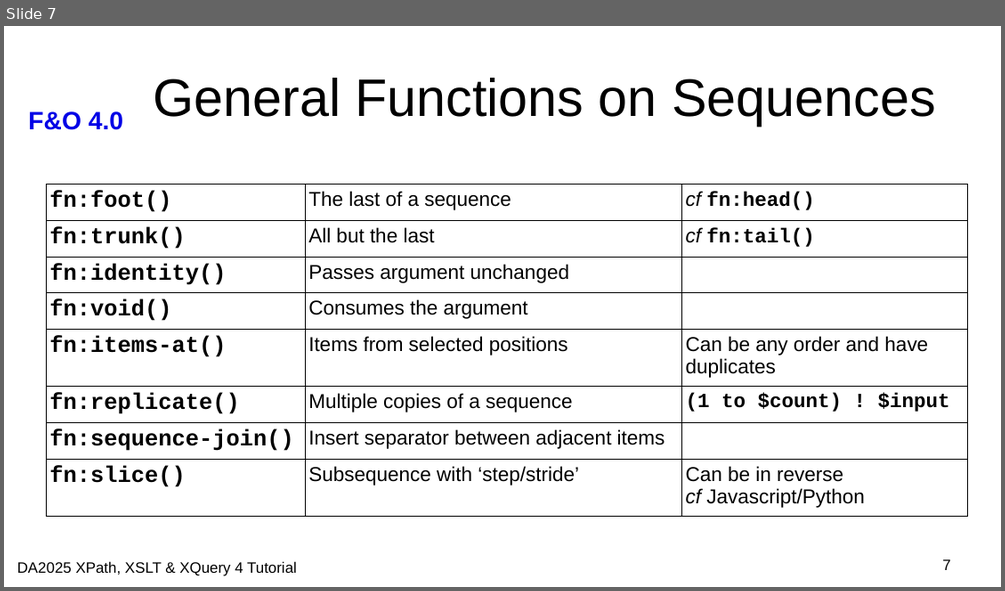
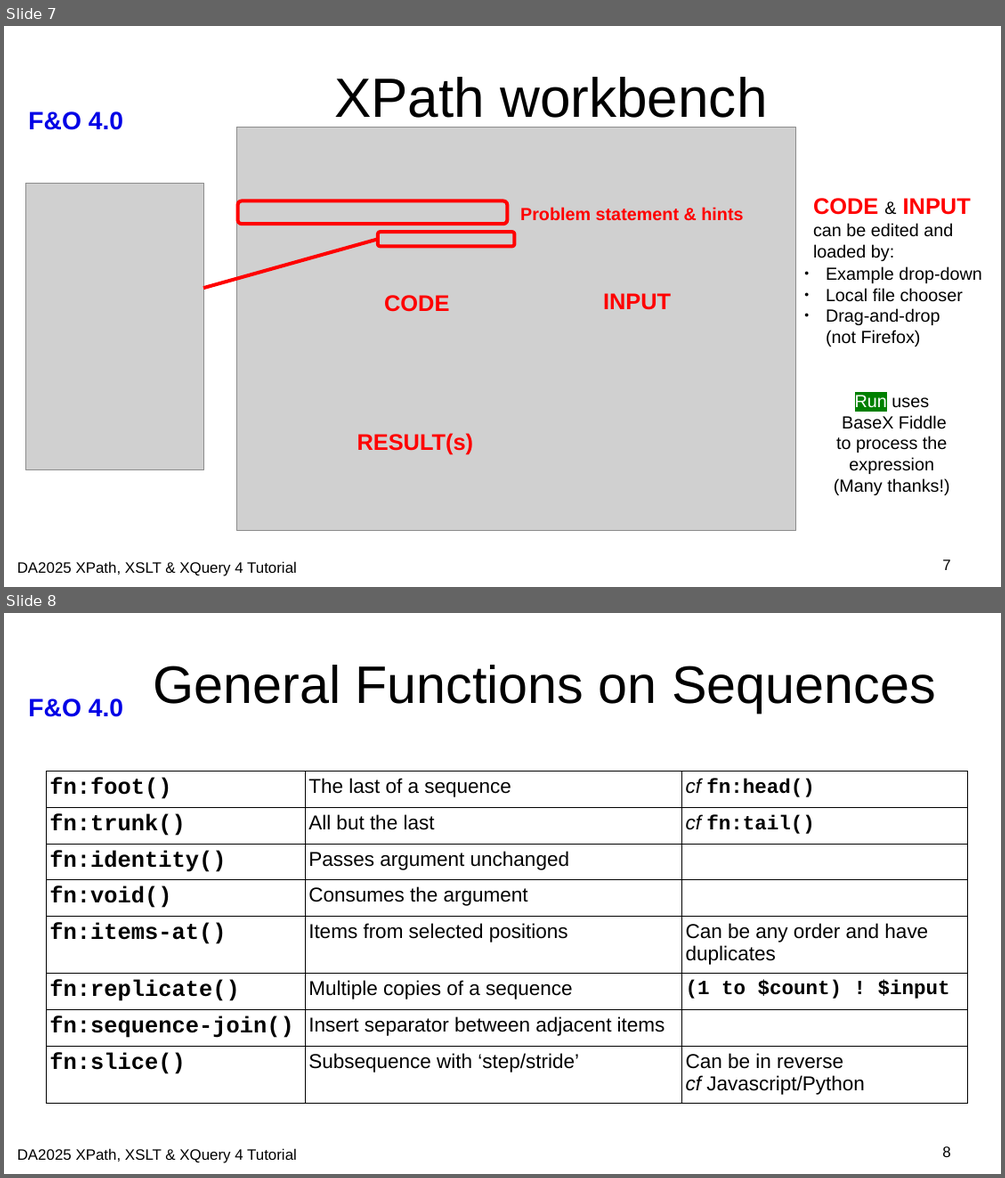
Before and after one commit to johnlumley/johnlumley.github.io, a slide deck: DA2025/slides/QT4-FO.odp. Shown one above the other, each under a label of ours: slide 7 before the commit, slides 7 and 8 after it. The pictures are 1005x591 and 1005x1178 pixels, drawn with LibreOffice and Linux fonts; fonts in the diff are those of the drawing; grey boxes stand for pictures; background and template pictures are left out. Boxes give left, top, right and bottom in pixels: in the first picture for what was removed or moved away, otherwise in the second. Text is boxed around its words. In the diff, an @@ line names an element or a change of style, - is before the commit and + after.

Commit message:
Updated slidesets for XLST & F&O; incorporation of equivalent functions in XSLT

```diff
--- a/DA2025/slides/QT4-FO.odp
+++ b/DA2025/slides/QT4-FO.odp
@@ slide 7 added at (4, 26, 1001, 587), background #FFFFFF; not listed: 1 template element that a slide beside it also shows @@
@@ title added at (334, 77, 767, 118), 44 pt, text #000000 @@
+XPath workbench
@@ picture added at (237, 127, 796, 531) @@
@@ picture added at (25, 184, 204, 470) @@
@@ rounded rectangle added at (238, 200, 508, 224), outline #FF0000 2.83 pt @@
@@ text added at (520, 207, 743, 220), 14 pt, text #FF0000, bold @@
+Problem statement & hints
@@ text added at (813, 198, 971, 261), 14 pt, text #000000 @@
+CODE & INPUT can be edited and loaded by:
@@ rounded rectangle added at (378, 232, 514, 247), outline #FF0000 2.83 pt @@
@@ line added from (204, 289) to (378, 240), #FF0000 2.83 pt @@
@@ text added at (825, 266, 981, 346), 14 pt, text #000000 @@
+● Example drop-down
+● Local file chooser
+● Drag-and-drop
+  (not Firefox)
@@ text added at (384, 295, 449, 312), 18 pt, text #FF0000, bold @@
+CODE
@@ text added at (603, 293, 671, 310), 18 pt, text #FF0000, bold @@
+INPUT
@@ text added at (833, 394, 949, 495), 14 pt, text #000000 @@
+Run uses
+BaseX Fiddle
+to process the expression
+(Many thanks!)
@@ text added at (357, 433, 474, 454), 18 pt, text #FF0000, bold @@
+RESULT(s)
@@ page number added at (942, 559, 950, 570), 12 pt, text #000000 @@
+7
@@ text added at (17, 561, 297, 576), 12 pt, text #000000 @@
+DA2025 XPath, XSLT & XQuery 4 Tutorial
@@ what was slide 7 is now slide 8 @@
@@ page number at (942, 1146, 950, 1157): text changed @@
-7
+8
```
Also in this commit, not shown: 20 other files.
